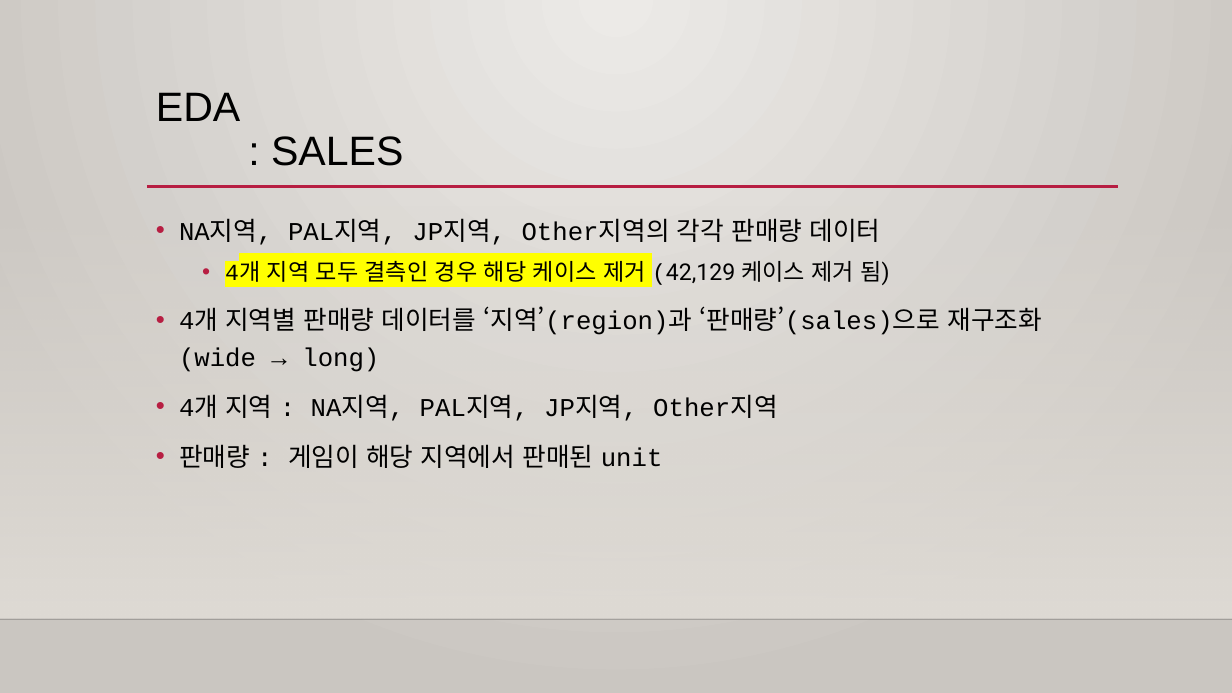
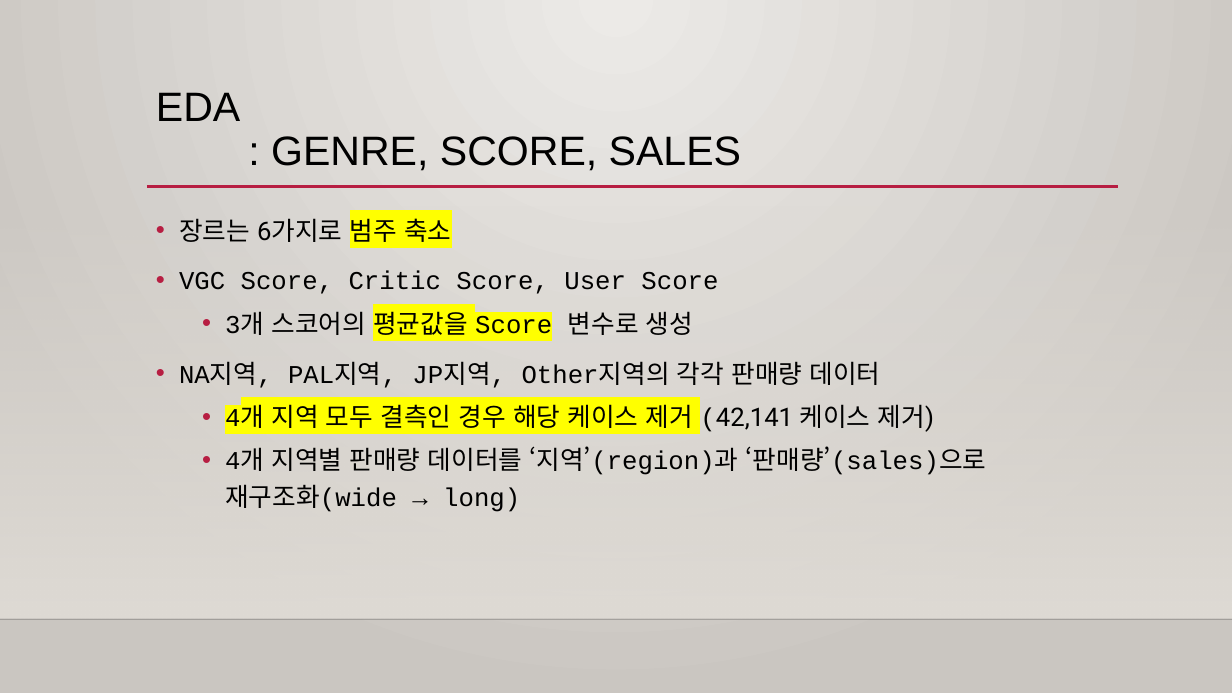
Before and after one commit to leeyeonjun85/AIB_Section_1_Project, a slide deck: slide 7 of Video Game Trend.pptx (slide 17 before the commit). Drawn at 1232x693 pixels with LibreOffice and Linux fonts; fonts in the diff are those of the drawing; background and template pictures are left out. Boxes give left, top, right and bottom in pixels: in the first picture for what was removed or moved away, otherwise in the second. Text is boxed around its words. In the diff, an @@ line names an element or a change of style, - is before the commit and + after.

```diff
--- a/Video Game Trend.pptx
+++ b/Video Game Trend.pptx
@@ title at [156, 92, 741, 171]: text changed @@
-EDA
-: SALES
+EDA
+: GENRE, SCORE, SALES
@@ text at [179, 218, 718, 335]: paragraphs added @@
+• 장르는 6가지로 범주 축소
+• VGC Score, Critic Score, User Score
+  • 3개 스코어의 평균값을 Score 변수로 생성
@@ text at [179, 394, 777, 468]: paragraphs removed @@
-• 4개 지역 : NA지역, PAL지역, JP지역, Other지역
-• 판매량 : 게임이 해당 지역에서 판매된 unit
@@ text at [225, 404, 934, 432]: text changed; size 18 to 20 pt @@
-  • 4개 지역 모두 결측인 경우 해당 케이스 제거 (42,129 케이스 제거 됨)
+  • 4개 지역 모두 결측인 경우 해당 케이스 제거 (42,141 케이스 제거)
@@ text at [225, 446, 987, 512]: list level 1 to 2 in "4개 지역별 판매량 데이터를 ‘지역’(region)과 ..." @@
```
Also in this commit, not shown: 20 other slides changed, 8 slides added, 24 slides removed, 54 other files.
